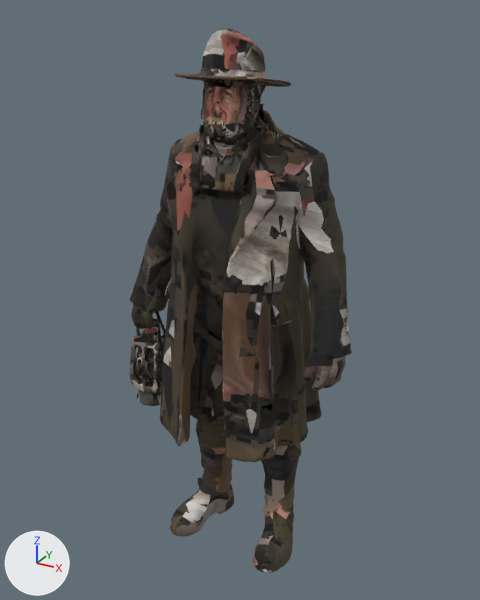
A saved change to the glTF model public/assets/pine-hollow/npcs/faces-hunyuan/ranger.glb.
Camera for both pictures: a 50 mm camera at (0.943, -1.748, 1.853) aimed at (-0.038, 0.037, 0.961). Lighting does not change. The marker at lower left points along +X, +Y and +Z. The older version comes first. Vertices at exactly the same position are counted once.

Names of what the first picture shows: 'ranger.raw'.
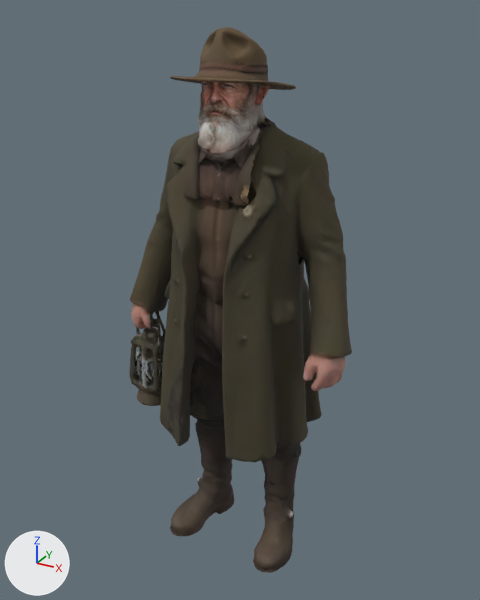
What differs and where, as boxes [x1, y1, x2, y2] in the pictures (480 x 600 px; the box of a moved part takes in the faces that stretch with it):
'ranger.raw', reshaped, moved, rescaled: before [130, 28, 352, 573]; after [130, 27, 352, 573]
part 1 of me_ranger_raw, moved or reshaped: before [132, 28, 348, 460]; after [132, 27, 348, 461]
part 2 of me_ranger_raw, moved or reshaped: [171, 469, 292, 571] in both
part 3 of me_ranger_raw, surface changed: [130, 29, 352, 573] in both

Diff of the bpy script that builds the scene:
```diff
--- a/public/assets/pine-hollow/npcs/faces-hunyuan/ranger.glb.py
+++ b/public/assets/pine-hollow/npcs/faces-hunyuan/ranger.glb.py
@@ me_ranger_raw @@
 # used by ob_ranger_raw; location = (-0.042, 0.005, 0.901); scale = (0.901, 0.901, 0.901)
-me_ranger_raw.from_pydata(...)  # 8512 vertices, 16813 faces; spans x -0.47..0.47, y -0.25..0.25, z -1.0..1.0
+me_ranger_raw.from_pydata(...)  # 8471 vertices, 16795 faces; spans x -0.47..0.47, y -0.25..0.25, z -1.0..1.0
+# me_ranger_raw part 1: 509 vertices moved within x -0.45..0.46, y -0.24..0.18, z -0.56..0.99; 1866 vertices removed from x -0.46..0.46, y -0.24..0.25, z -0.58..1.0; 1825 vertices added at x -0.45..0.45, y -0.24..0.24, z -0.59..1.0
+# me_ranger_raw part 2: 11 vertices moved within x -0.23..0.24, y -0.16..0.07, z -0.97..-0.78; 6 vertices removed from x -0.2..0.24, y -0.16..0.1, z -0.98..-0.83; 6 vertices added at x -0.19..0.24, y -0.16..0.1, z -0.98..-0.83
+# me_ranger_raw part 3: 10807 kept faces spanning x -0.47..0.47, y -0.25..0.25, z -1.0..1.0 get new texture (UV) coordinates
 me_ranger_raw.materials.append(mat_atlas)
@@ ob_ranger_raw @@
 ob_ranger_raw = bpy.data.objects.new('ranger.raw', me_ranger_raw)
-ob_ranger_raw.location = (-0.042, 0.005, 0.901)
-ob_ranger_raw.scale = (0.901, 0.901, 0.901)
+ob_ranger_raw.location = (-0.042, 0.005, 0.902)
+ob_ranger_raw.scale = (0.902, 0.902, 0.902)
```
